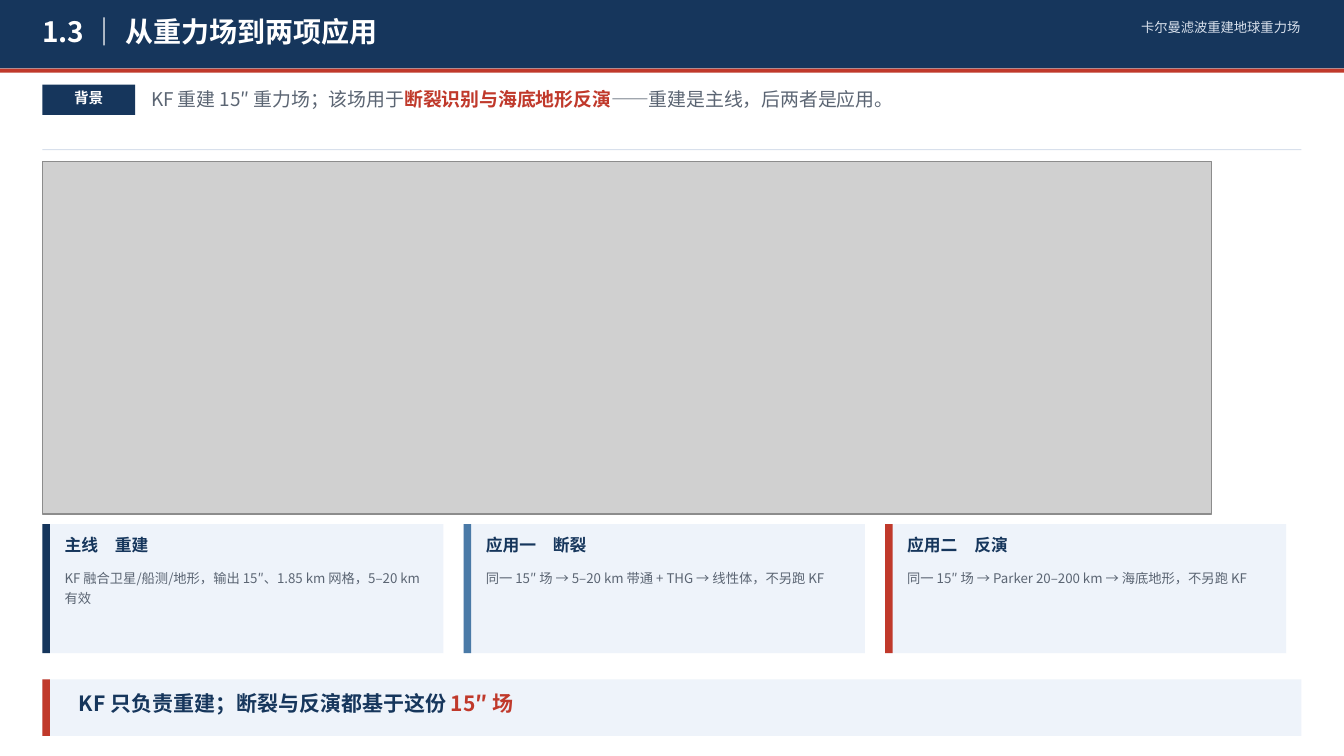
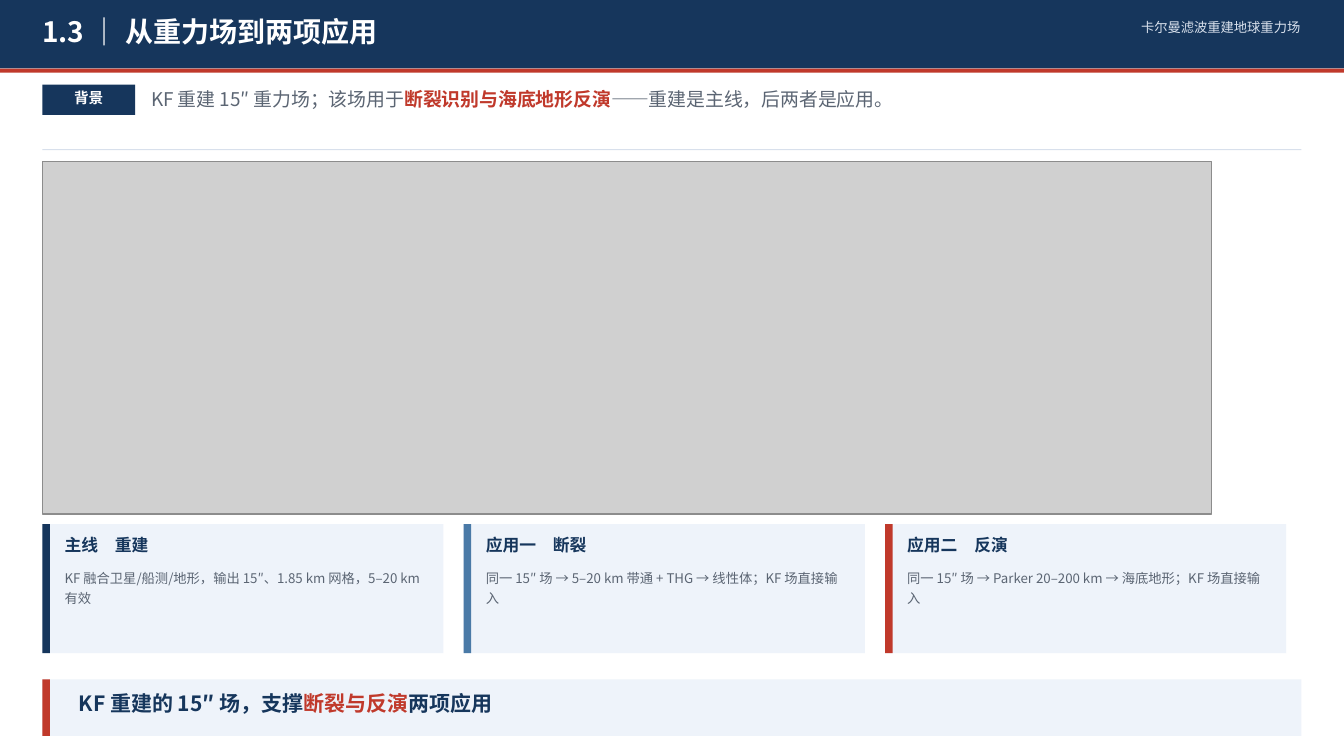
Before and after one commit to shuyunkai/kalman_gravity, a slide deck: slide 4 of ppt/卡尔曼滤波重建地球重力场_含研究内容.pptx. Drawn at 1344x756 pixels with LibreOffice and Linux fonts; fonts in the diff are those of the drawing; grey boxes stand for pictures. Boxes give left, top, right and bottom in pixels: in the first picture for what was removed or moved away, otherwise in the second. Text is boxed around its words. In the diff, an @@ line names an element or a change of style, - is before the commit and + after.

```diff
--- a/ppt/卡尔曼滤波重建地球重力场_含研究内容.pptx
+++ b/ppt/卡尔曼滤波重建地球重力场_含研究内容.pptx
@@ text at <box>486,572,837,604</box>: text changed @@
-同一 15″ 场 → 5–20 km 带通 + THG → 线性体，不另跑 KF
+同一 15″ 场 → 5–20 km 带通 + THG → 线性体；KF 场直接输入
@@ text at <box>907,572,1260,604</box>: text changed @@
-同一 15″ 场 → Parker 20–200 km → 海底地形，不另跑 KF
+同一 15″ 场 → Parker 20–200 km → 海底地形；KF 场直接输入
@@ text at <box>79,690,492,716</box>: text changed @@
-KF 只负责重建；断裂与反演都基于这份 15″ 场
+KF 重建的 15″ 场，支撑断裂与反演两项应用
```
Also in this commit, not shown: 1 other slide changed, 4 other files.
